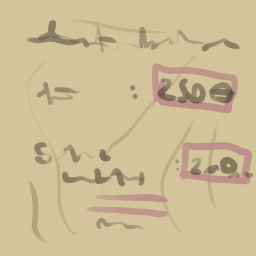
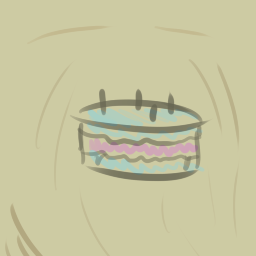
Layers edited between the first and the second 256 x 256 image:
showed group "BDAY" (7 layers) over [0, 0, 256, 256]
showed group "1" (1st of 4, in "BDAY") (2 layers) over [0, 0, 256, 256]
painted on "Paint Layer 1" (1st of 3, in "BDAY" › "1") over [8, 45, 256, 237]
added layer "Paint Layer 9" (30%) in group "BDAY" over [0, 0, 256, 256]
hid group "Seal" (10 layers) over [0, 0, 256, 256]
hid group "Copy of 2" (2 layers) over [0, 0, 256, 256]
painted on "Paint Layer 7" (1st of 3, in "Seal" › "Copy of 2") over [0, 0, 256, 256]
painted on "Background" over [0, 0, 256, 256]
